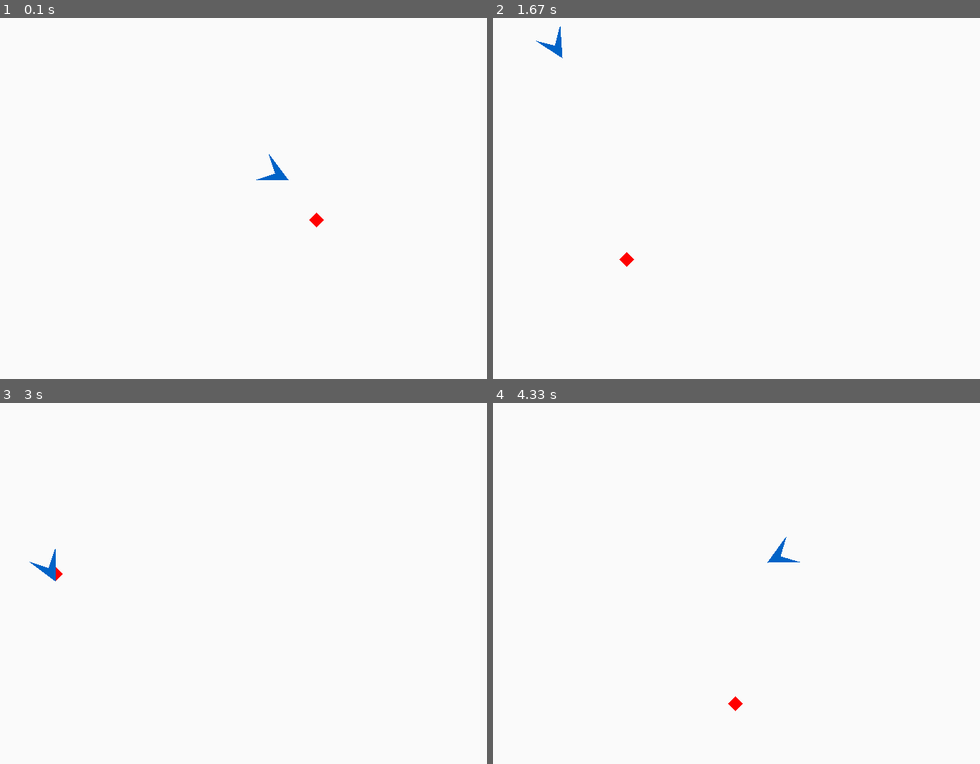
Above: before the commit, frames 1-4 (two rows, left to right).
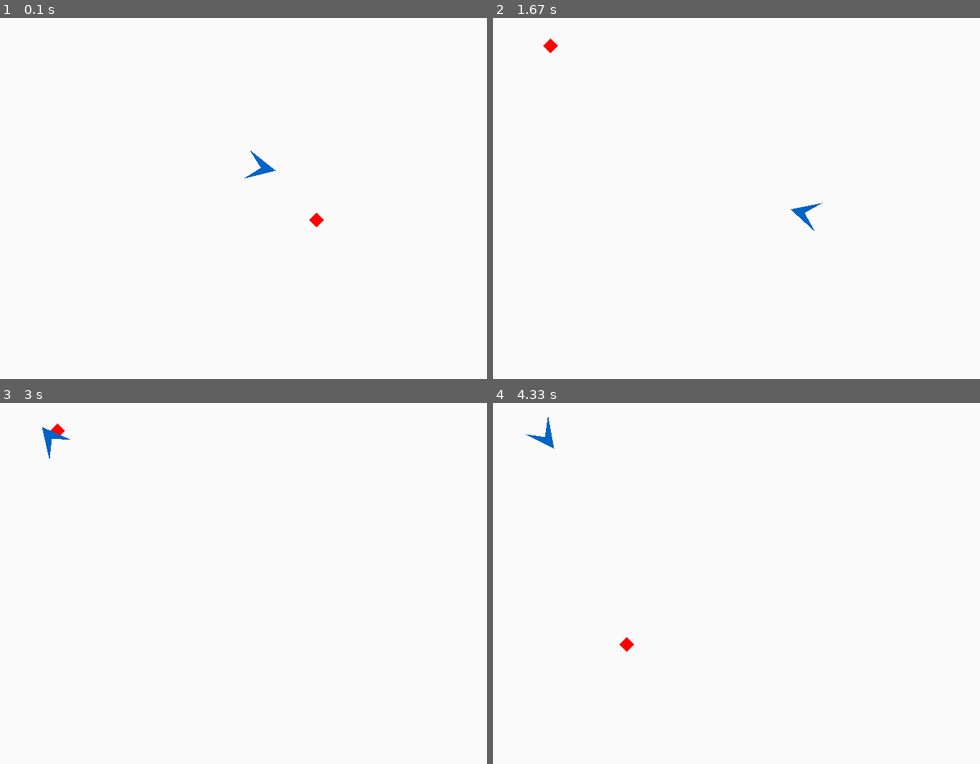
Above: after the commit, the same moments.

Repository: yipyip/Pygame-Examples
Game: pygame game, started from goalchaser.py
The game is run twice, just before and just after one commit, with the same random seed, the same clock (stepped at 60 frames per second) and the same inputs. The source is Python 2; it was converted automatically to run under Python 3.
Inputs:
- Up to frame 1 (0.1 s): no input
- Up to frame 2 (1.67 s): no input
- Up to frame 3 (3 s): no input
- Up to frame 4 (4.33 s): no input

The runs differ from the first frame. In frame 1, 0.3% of the frame differs, in the area x 50-60%, y 36-45%; in frame 2, 0.3%; in frame 3, 0.3%; in frame 4, 0.4%, in the area x 6-64%, y 3-86%.

Commit message:
adjusting CONFIG

Diff:
--- a/goalchaser.py
+++ b/goalchaser.py
@@ -32,19 +32,21 @@
 
 def get_delta_angle(pos, alpha, goal_pos):
 
-    zang = alpha_to_z(alpha)
-    zgoal = complex(goal_pos[0] - pos[0], goal_pos[1] - pos[1])
-
-    # no norm for atan2()
+    alpha_direct = alpha_to_z(alpha)
+    goal_direct = complex(goal_pos[0] - pos[0], goal_pos[1] - pos[1])
+
+    # no need for normalizing for atan2()
     try:
-        zturn = (zgoal / zang)
+        zturn = (goal_direct / alpha_direct)
     except ZeroDivisionError:
         return 0
 
+    # in pi space
     angle = math.atan2(zturn.imag, zturn.real)
     if angle < 0:
         angle = PI2 + angle
 
+    # in DELTA space
     return int(DELTA * angle / PI2)
 
 ####
@@ -74,7 +76,7 @@
 ####
 
 class PygView(object):
-
+    """Pygame Window"""
 
     def __init__(self, controller, conf):
 
@@ -159,13 +161,13 @@
 
     def translate_abs(self, tx, ty):
 
-        self.pos = int(tx), int(ty)
+        self.pos = tx, ty
 
 
     def translate_rel(self, tx, ty):
 
         x, y = self.pos
-        self.pos = int(x + tx), int(y + ty)
+        self.pos = x + tx, y + ty
 
 
     def rotate_abs(self, alpha):
@@ -176,7 +178,7 @@
     def rotate_rel(self, alpha):
 
         print "turnrel", alpha
-        self.alpha = (int(self.alpha + alpha)) % DELTA
+        self.alpha = (int(self.alpha + alpha + 0.5)) % DELTA
 
 
     def draw(self, device, color=None):
@@ -221,6 +223,7 @@
         self.move_step = conf['move_step'] * speed
         self.move_eps = conf['move_eps'] * (speed * dt + 1)
 
+        print self.ang_eps, self.move_eps
 
     def reset(self):
 
@@ -345,13 +348,13 @@
           'backcol': (250, 250, 250),
           'robot_col': (0, 99, 199),
           'goal_col': (255, 0, 0),
-          'fps': 200,   # how often a sample of the simulation is rendered
-          'speed': 300, # the robot's speedfactor
-          'dt': 0.0051,  # step for mathematical calculation of movement (smoothness)
-          'ang_step': 4,
-          'ang_eps': 19,
-          'move_step': 4,
-          'move_eps': 4}
+          'fps': 200,     # how often a sample of the simulation is rendered
+          'speed': 100,   # the robot's speedfactor
+          'dt': 0.0051,   # step for mathematical calculation of movement (smoothness)
+          'ang_step': 4,  # DELTA space
+          'ang_eps': 3,   # DELTA space
+          'move_step': 4, # screen space
+          'move_eps': 8}  # screen space
 
 ####
 
